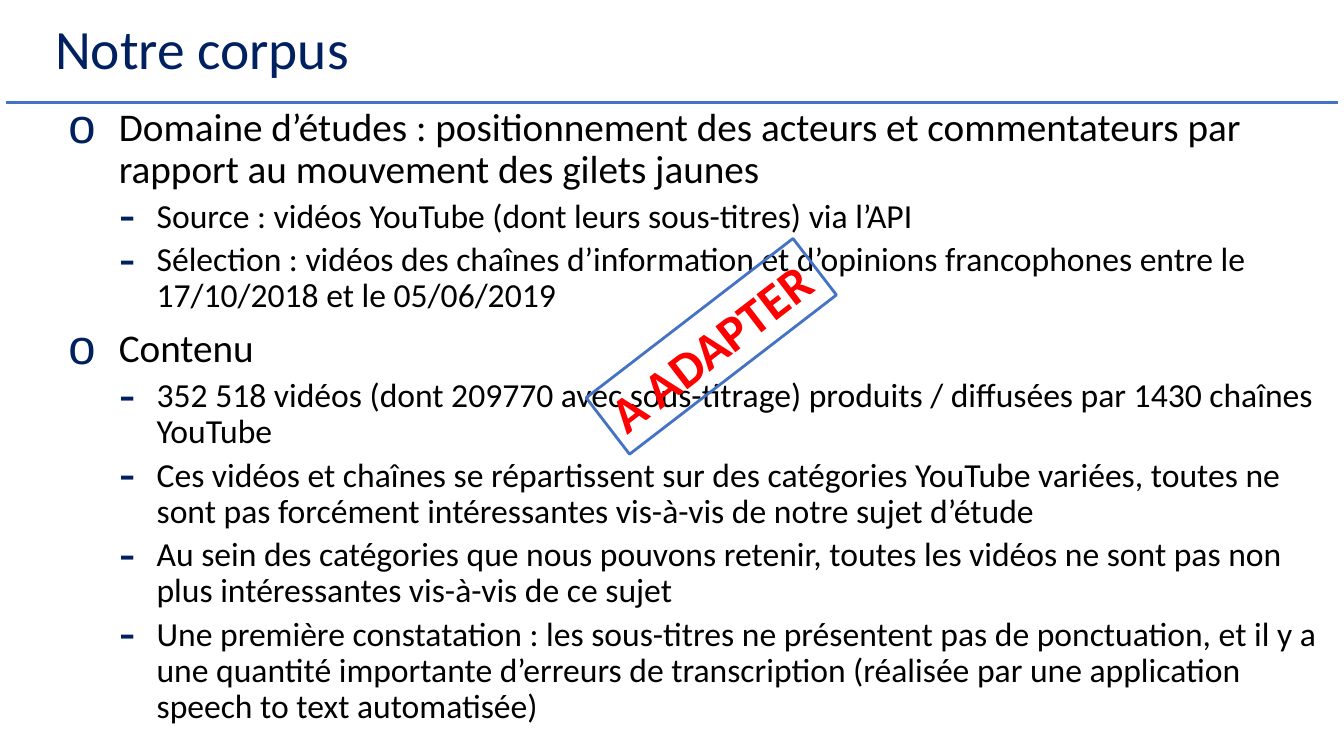
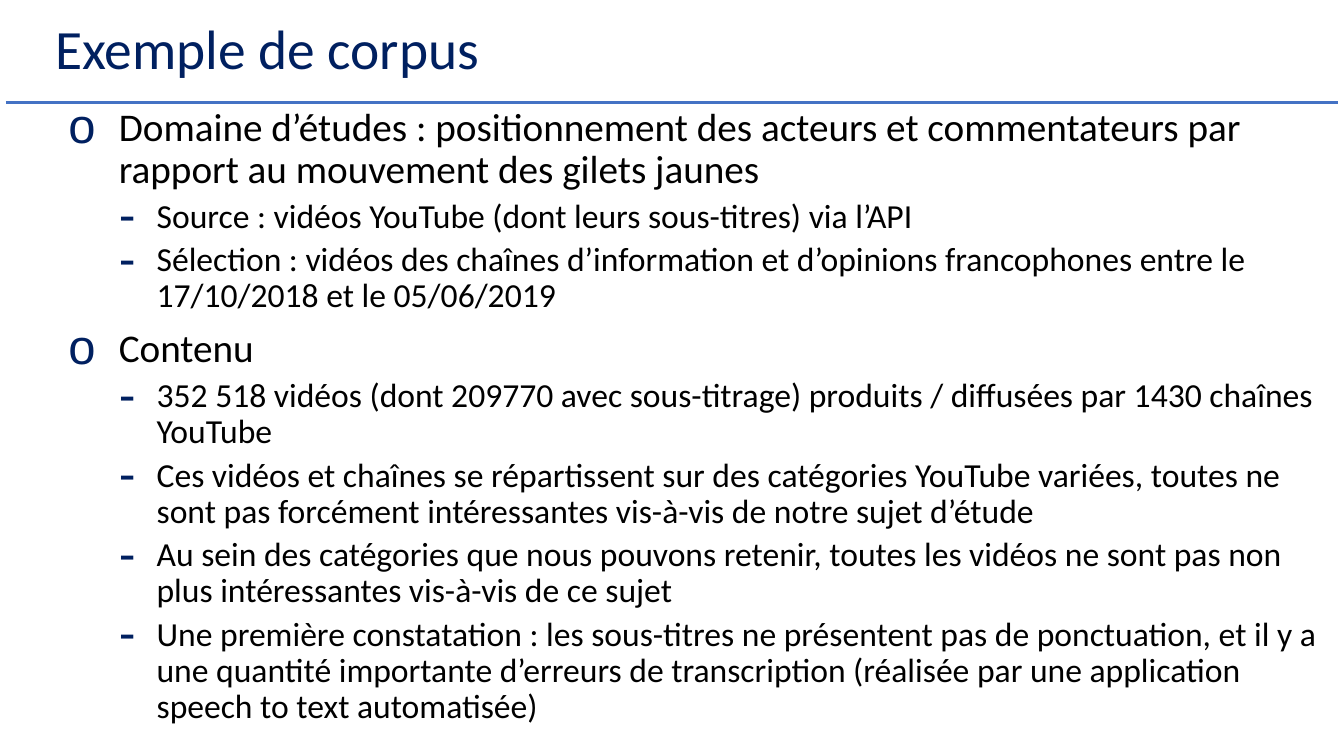
Before and after one commit to Herve-Guerin/cours-NLP-Gustave-Eiffel, a slide deck: slide 48 of Slides/NLP et Analyse Textuelle V2 - 1.pptx. Drawn at 1344x756 pixels with LibreOffice and Linux fonts; fonts in the diff are those of the drawing. Boxes give left, top, right and bottom in pixels: in the first picture for what was removed or moved away, otherwise in the second. Text is boxed around its words. In the diff, an @@ line names an element or a change of style, - is before the commit and + after.

```diff
--- a/Slides/NLP et Analyse Textuelle V2 - 1.pptx
+++ b/Slides/NLP et Analyse Textuelle V2 - 1.pptx
@@ title at <box>55,30,479,78</box>: text changed @@
-Notre corpus
+Exemple de corpus
@@ rectangle removed at <box>586,238,837,454</box> @@
-A ADAPTER
```
Also in this commit, not shown: 18 other slides changed.
